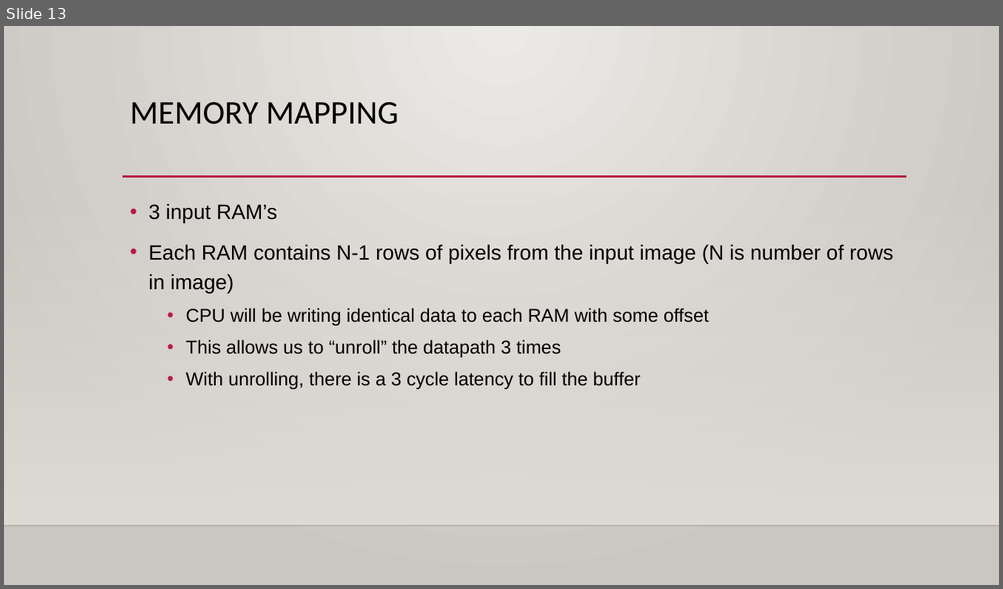
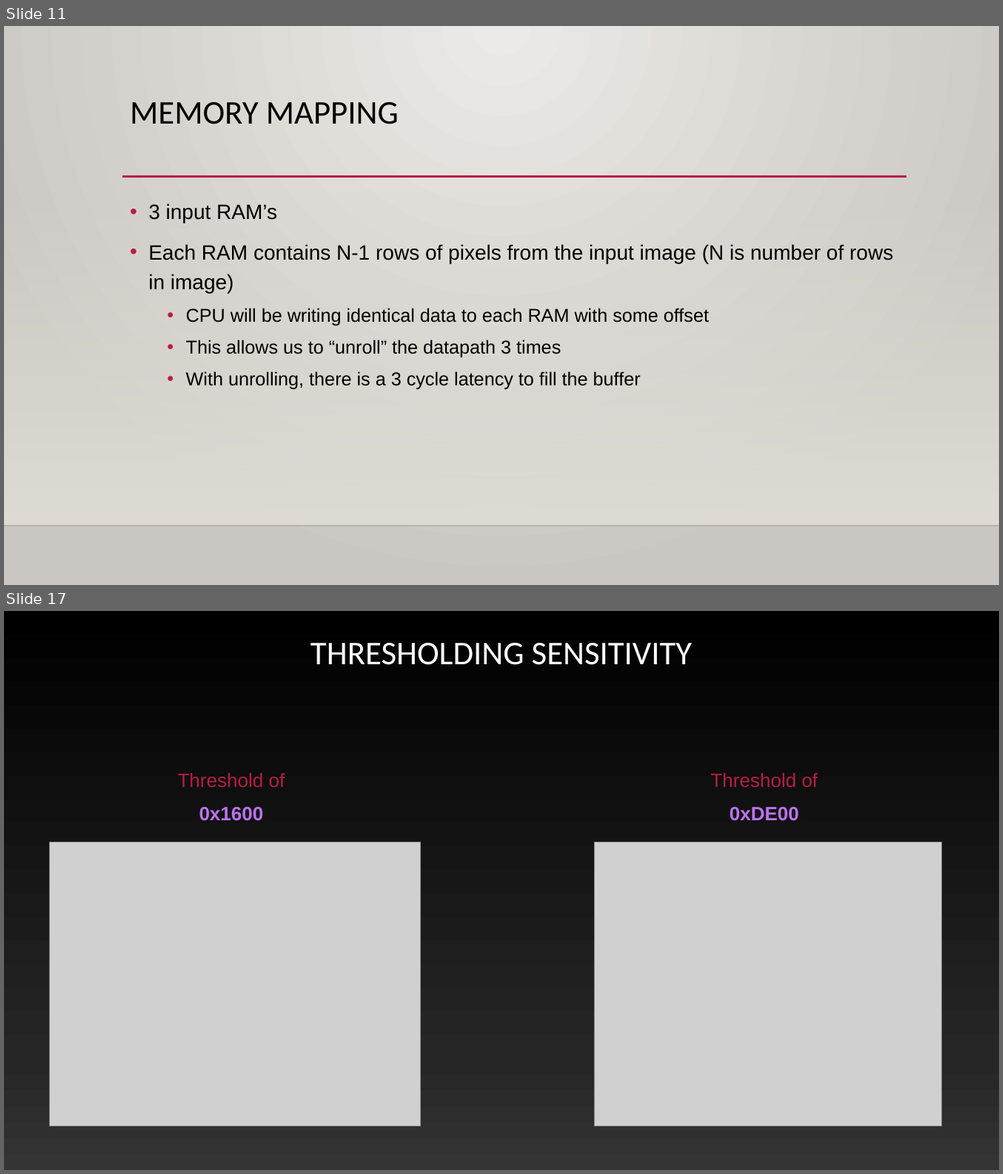
Before and after one commit to Maximus32/Reconfig-Canny, a slide deck: Deliverables/Canny edge detection – fpga speedup.pptx. Shown one above the other, each under a label of ours: slide 13 before the commit, slides 11 and 17 after it; the slides between them are not shown. The pictures are 1003x589 and 1003x1174 pixels, drawn with LibreOffice and Linux fonts; fonts in the diff are those of the drawing; grey boxes stand for pictures; background and template pictures are left out. Boxes give left, top, right and bottom in pixels: in the first picture for what was removed or moved away, otherwise in the second. Text is boxed around its words. In the diff, an @@ line names an element or a change of style, - is before the commit and + after.

```diff
--- a/Deliverables/Canny edge detection – fpga speedup.pptx
+++ b/Deliverables/Canny edge detection – fpga speedup.pptx
@@ slide 17 added at (4,611,999,1170), background gradient #000000 to #262626 to #343434 @@
@@ title added at (310,643,692,665), 32 pt, text #FFFFFF @@
+THRESHOLDING SENSITIVITY
@@ text added at (178,773,285,821), 18.6 pt, text #B71E42 @@
+Threshold of
+0x1600
@@ text added at (711,773,818,821), 18.6 pt, text #B71E42 @@
+Threshold of
+0xDE00
@@ picture added at (50,843,421,1127) @@
@@ picture added at (595,843,941,1127) @@
@@ what was slide 13 is now slide 11 @@
```
Also in this commit, not shown: 6 slides changed, 4 other slides added, 6 slides removed.
